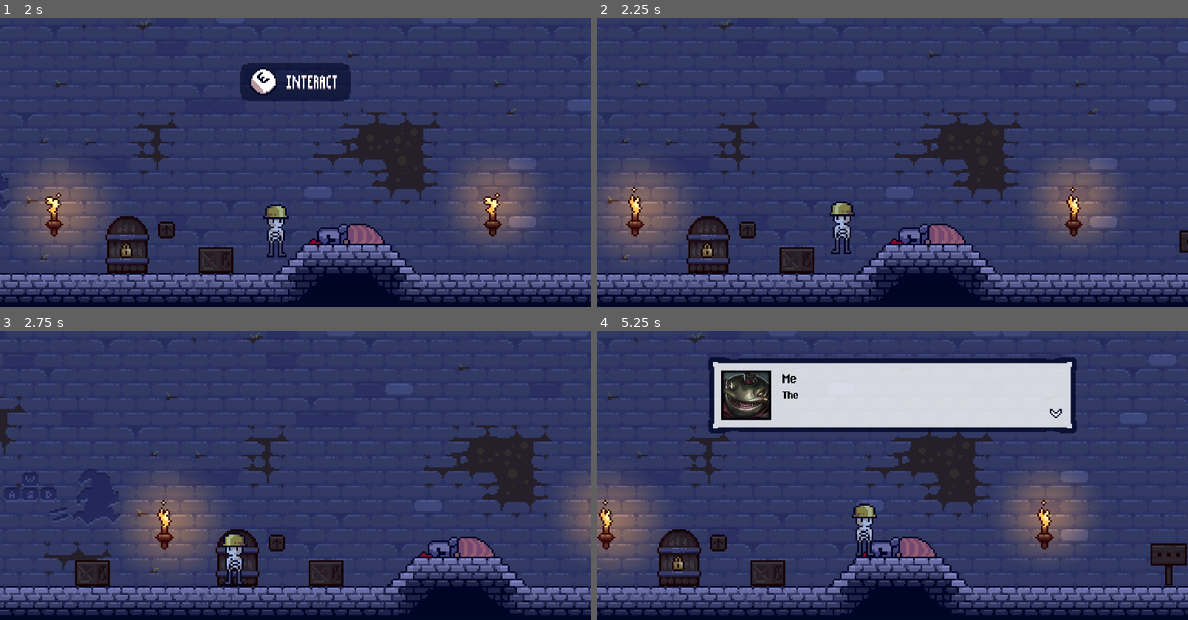
Above: before the commit, frames 1-4 (two rows, left to right).
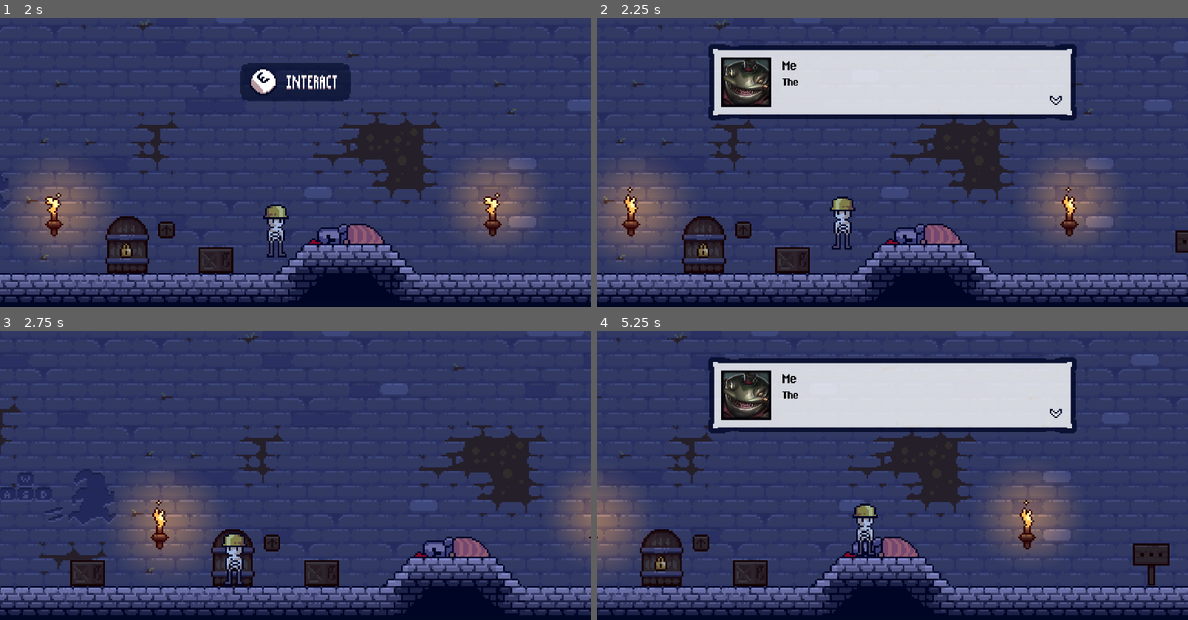
Above: after the commit, the same moments.

Repository: Lukko-Digital/You-Made-The-Dungeon
Game: Godot game, scene res://levels/level_0.tscn
Two runs of this game, one before a commit and one after it. Both use one fixed random seed, a clock stepped at 60 frames per second and the inputs below. The engine's default icon, where the game draws it, is replaced by a stand-in: a white triangle on a blue panel in a dark square.
Inputs:
- Up to frame 1 (2 s): hold D (right) from 0.53 s (still down); tap E (interact) at 0.6, 1.35 s; tap Space (jump) at 0.77, 1.52 s
- Up to frame 2 (2.25 s): release D (right) at 2.03 s; hold A (left) from 2.03 s (still down); tap E (interact) at 2.1 s
- Up to frame 3 (2.75 s): keep holding A (left)
- Up to frame 4 (5.25 s): release A (left) at 2.78 s; hold D (right) 2.78-4.28 s; tap E (interact) every 0.75 s from 2.85 to 5.1 s; tap Space (jump) at 3.02, 3.77, 4.52 s; hold A (left) 4.28-5.03 s; hold D (right) from 5.03 s (still down)

Frame 1 is identical in both runs. In frame 2, 24% of the frame differs, in the area x 0-100%, y 0-99%; in frame 3, 8.2%; in frame 4, 14%.
Error in both runs: Invalid assignment of property or key 'parameters/conditions/not_shot' with value of type 'bool' on a base object of type 'AnimationTree'. (res://scripts/playe…

Commit message:
enable constant player speed

Diff:
--- a/scenes/player.tscn
+++ b/scenes/player.tscn
@@ -393,6 +393,7 @@
 [node name="player" type="CharacterBody2D"]
 collision_layer = 3
 collision_mask = 9
+floor_constant_speed = true
 script = ExtResource("1_o2u3n")
 
 [node name="Sprite2D" type="Sprite2D" parent="."]
